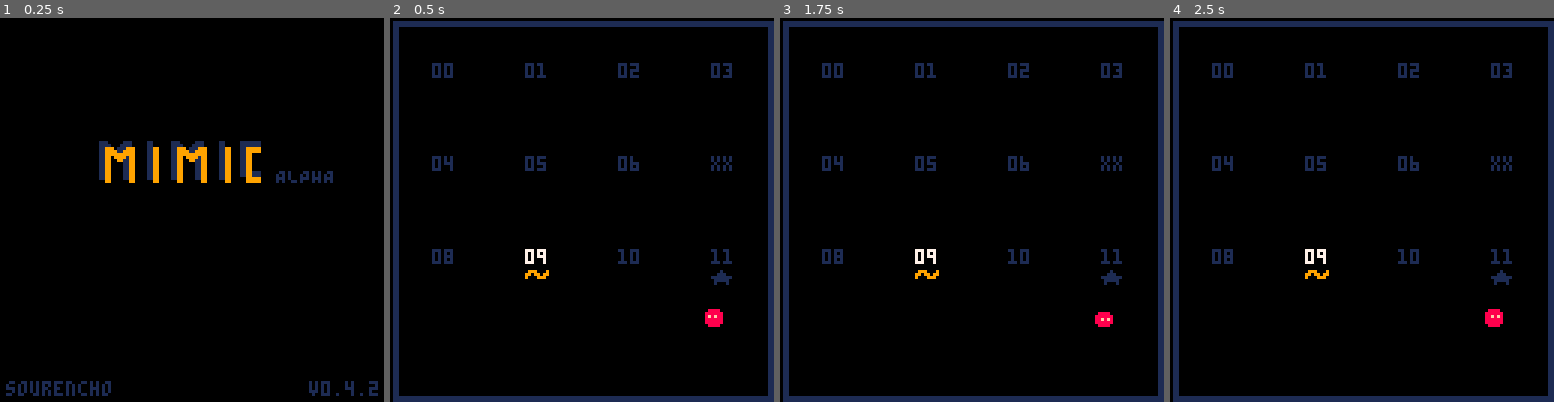
Above: before the commit, frames 1-4 (left to right).
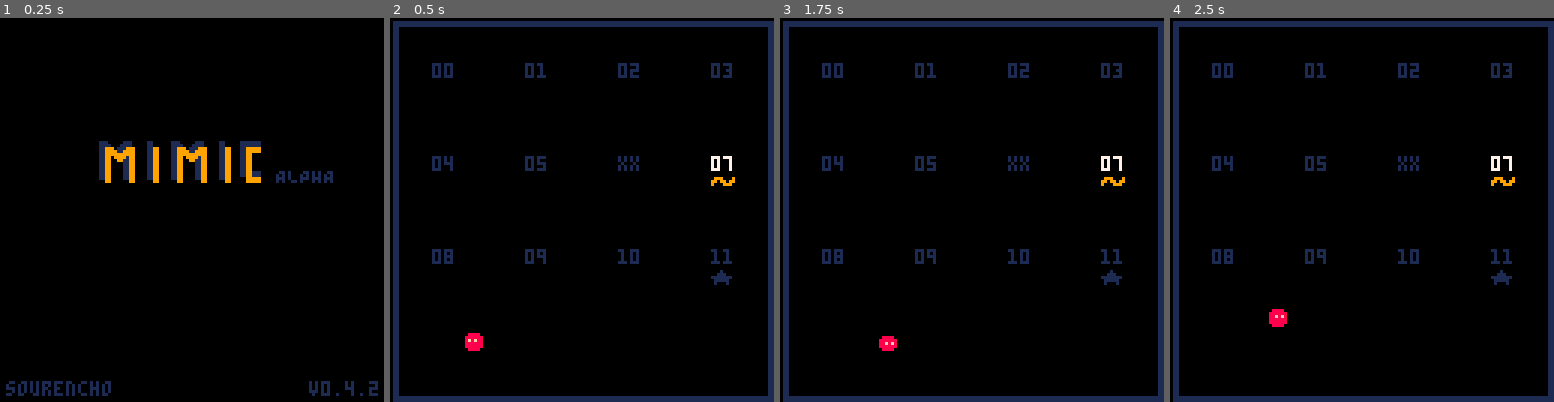
Above: after the commit, the same moments.

Repository: sourencho/mimic
Game: PICO-8 cartridge mimic.p8
Same seed, same stepped clock (60 frames per second), same inputs: the game is played once before the commit and once after it.
Inputs:
- Up to frame 1 (0.25 s): no input
- Up to frame 2 (0.5 s): tap X (X key) at 0.33 s
- Up to frame 3 (1.75 s): tap O (Z key) at 0.7, 1.7 s; tap X (X key) at 1.07 s; hold Right from 1.6 s (still down)
- Up to frame 4 (2.5 s): tap X (X key) at 1.85 s; release Right at 2.1 s; tap O (Z key) at 2.1 s; hold Up 2.15-2.42 s; hold Right from 2.47 s (still down)

Frame 1 is identical in both runs. In frame 2, 0.9% of the frame differs, in the area x 19-90%, y 35-87%; in frame 3, 0.8%; in frame 4, 0.9%.

Commit message:
Make level 7 easier and skip level 6

Diff:
--- a/mimic.p8
+++ b/mimic.p8
@@ -9,9 +9,9 @@
 -- DATA
 
 -- SETTINGS
-start_level = 9
+start_level = 7
 level_count = 12
-skip_levels = {7}
+skip_levels = {6}
 skip_tutorial = true
 
 tutorial_level = 15
@@ -2152,13 +2152,13 @@
 000000000000000000100000000000000000000000000000000000000cccccccccccccccccccccc0cccccc0000cccc00ccccccc0cccccccc0111000000121000
 000000000000000000000000000000000000000000000000000000000cccccc0000000000cccccc000000000000000000cccccc0000000000010000000111000
 000000000000000000000000000000000000000000000000000000000cccccc00cccccc00cccccc0000000000000000000000000000000000000002000000010
-000550000000000000000000077000007700000077000000077000000cccccc0ccccccc00ccccccc00cccc0000cccccc00000000000000000000022200000111
-005555000005550000000000000000000007700000077000000000000cccccc0ccccccc00ccccccc0cccccc00ccccccc00000000000000000111002000000010
-055555500055550000000000000770000077770000777700000770000cccccc0ccccccc00ccccccc0cccccc00ccccccc00000000000000000121000001000000
-055555500055555000055000007777000077777000777770007777000cccccc0ccccccc00ccccccc0cccccc00ccccccc00000000000000000111000011102220
-055555500555555000555500007777700777777007777770007777700cccccc0ccccccc00ccccccc0cccccc00ccccccc00000000000000000000010001002120
-005555000555555000555550077777700000000000000000077777700cccccc0ccccccc00ccccccc0cccccc000cccccc00000b00000000000000111000002220
-000000000000000000000000000000000000000000000000000000000cccccc00cccccc00cccccc00cccccc00000000000000000000000000000010000000000
+000550000000000000000000077000007700000077000000077000000cccccc0ccccccc00ccccccc00cccc0000cccccccccccccc000000000000022200000111
+005555000005550000000000000000000007700000077000000000000cccccc0ccccccc00ccccccc0cccccc00ccccccccccccccc000000000111002000000010
+055555500055550000000000000770000077770000777700000770000cccccc0ccccccc00ccccccc0cccccc00ccccccccccccccc000000000121000001000000
+055555500055555000055000007777000077777000777770007777000cccccc0ccccccc00ccccccc0cccccc00ccccccccccccccc000000000111000011102220
+055555500555555000555500007777700777777007777770007777700cccccc0ccccccc00ccccccc0cccccc00ccccccccccccccc000000000000010001002120
+005555000555555000555550077777700000000000000000077777700cccccc0ccccccc00ccccccc0cccccc000cccccccccccccc000000000000111000002220
+000000000000000000000000000000000000000000000000000000000cccccc00cccccc00cccccc00cccccc0000000000cccccc0000000000000010000000000
 000330000000000000000000000000000000000000000000000000000cccccc00cccccc00cccccc00cccccc0cccccccc0cccccc00cccccc00000000000000000
 003333000003300000000000000000000000000000000000000000000cccccccccccccccccccccc00cccccccccccccccccccccc0ccccccc00000000000001000
 003333000003300000000000007770000007770000077700007770000cccccccccccccccccccccc00cccccccccccccccccccccc0ccccccc00010000000200020
@@ -2370,7 +2370,7 @@
 
 
 __gff__
-0000000000000000000306020604000008000000000000000002060206000000000000000000000000020201000000000000000000000000000200000000000008101060606060020202020202028080040424404040400202020202000080800101214040404002020202020202808010101040404040020202020208218080
+0000000000000000000306020604000008000000000000000002060206000000000000000000000000020201000000000000000000000000000200000000000008101060606060020202020202028080040424404040400202020202020080800101214040404002020202020202808010101040404040020202020208218080
 0808080808080808080808080808080802020202020000000800000000000000020202020000000000000000000000000202020200000000000000000000000000000000000000000000000000000000000000000000000000000000000000000000000000000000000000000000000000000000000000000000000000000000
 __map__
 6060606060606060606060606061606000000000000000000000000000000000414171416161414141724141704141410000000000000000000000000000000060616162606060606060606060616060000000000000000000000000000000006057616061616060606061616060606100000000000000000000000000000000
@@ -2389,59 +2389,59 @@
 6060606a48496160604160606060606000000000000000000000000015000000414241414241414142414161626261600000000000000000000000000000000060615760605070415150515151606060000000000000000000000000000000006041606060616161515151515150505000000000000000000000000000000000
 6061616061674960606060606060616000000000000000000000000000000000414141704171414141414160616160610000050000000000000000000000150048486d60616050606051515060606061000000000000000000000000000000006042606060616060605150505150505000000000000000000000000000000000
 6160616060607a60616060616060606000000000000000000000000000000000704141414170414141417141716061610000000000000000000000000000000060606060606261606160606060606162000000000000000000000000000000006160606160606161615150505050505000000000001500000000000000000000
-4141414141414141414141414141414100000000000000000000000000000000606060606060606060606060606060600000000000000000000000000000000061606261606060606160506160616060000000000000000000000000000000006061616060616161615050505751505000000000000000000000000000000000
-4141414143414143416341414141414100000000000000000000000000000000606060606060606060606060606160610000000000000000000000000000000060616060606060616162615050626060000000000000000000000000000000006060606060616060605050476c51515100000000000000000000000000000000
-4143434143436343435343414143414100000000000000000000000000000000616161606161616161616061474878480000000000000000000000000000000060626260616161626060616050506060000000000000000000000000000000006060606060615b484848486d5151505000000000000000000000000000000000
-4163405343537363734343634343636300000000001700000000000000000000616061616261606161616161576060600000000000000000000000000000000060606161606060606160605151506061000000000000000000000000000000006160606060616060606161425050505000000000000000000000000000270000
-43435363436343435373736343636343000000000000000000000000000000004878484961616147487848495760606100000000001500000000000000000000606161616062626060616050405060600000000000000000000000000000000061605a6060616160606061415050505000000000000000000000000000000000
-43434361616061606060605351515053000000000000000000000000000000006060615761616157515050676d60616100000000000000000000000000000000606060606060606161606050505060600000000000000000000000000000000061607a6060606160606061416060505000000000000000000000000000000000
-6060606161416061606061635150506300000000000000000000000000000000606061677948486d5161616160607061000000000000000000000000000000006062605160606062605150515051515000000000000000000000000000000000616067484960616061774a417260505000000000000000000000000000000000
-616161414141416160615150505151514100000000000000000000000000000061616051505150515141714172414161000000000000000000000000000000006050515160606060605041505050615100000000000000000000000000000000516060607a616060615760414160505000000000000000000000000000000000
-6061414172414141414241414172416000000000000000000000000000000000605151515050515051417041414141610000000000000000000000000000000060515051424170606051715051506050000000000000000000000000000000005050516159484878486c60704160505000000000000000000007000000000000
-6141724141414241414160515050516000000000000000000000000000000000615151505051505147784a4141417261000000000000000000000000000000006160515141414141605041505150605100000000000000000000000000000000515047486c604172414141416060505000000000000000000000000000000000
-507041514141417241606050515051510000000063000000000000000000000051515152514748486d4141417241616100000000000000000000000000000000606051505241414260504150505060500000000000000000000000000000000051517a6060414162414141416060505000000000000000000000000000000000
-5051415060526041605151515150515100000000000000000000000000000000515250505257617041417141414160610000270000000000000000000000000062605050414141414141415060506060000000000000000000000000000000005050576071416061606070715151515000000000000000000000000000000000
-515051516041606151515150515051510000000000000000000000000000000051515151517a614162414141417261610000000000000000000000000000000060605150704141414241715060506062000000270000000000000000000000005150574141416161606060505051405000000000000000000000000000000000
-5050506061726160605050505150505100000000000000000000000000000000514051515167496142624141714160610000000000000000000000000000000062605150506141616161515161515061000000000000050000000000000000005050574241606060606061515151505000000005000000150000000000000000
-5150606061416161606051515151515100000000000500000000002700000000515151515151576141616060414161600000000000000000050000000000000060615051506060606060626060606161000000000000000000000000000000005050606060606051525161616150505000000000000000000000000000000000
-50505050505050505050505050505050000000000000000000000000000000005150505250507a6060606060606060600000000000000000000000000000000060515050616061616161616161616060000000000000000000000000000000005050606160615250515151606060606000000000000000000000000000000000
-…(40 lines of a section not shown)…
+4141414141414141414141414141414100000000000000000000000000000000606060606060606060606060606060600000000000000000000000000000000061606261606060606160506160616060000000000000000000000000000000004241717060616060605050505151505000000000000000000000000000000000
+4141414143414143416341414141414100000000000000000000000000000000606060606060606060606060606160610000000000000000000000000000000060616060606060616162615050626060000000000000000000000000000000004141416060616177484950474848784800000000000000000000000000000000
+4143434143436343435343414143414100000000000000000000000000000000616161606161616161616061474878480000000000000000000000000000000060626260616161626060616050506060000000000000000000000000000000004141716060615b6c6159486d5170424100000000000000000000000000000000
+4163405343537363734343634343636300000000001700000000000000000000616061616261606161616161576060600000000000000000000000000000000060606161606060606160605151506061000000000000000000000000000000007160606060616060605751505050507000000000000000000000000000000000
+4343536343634343537373634363634300000000000000000000000000000000487848496161614748784849576060610000000000150000000000000000000060616161606262606061605040506060000000000000000000000000000000006160616161616160607b50505050505000000000000000000000000000000000
+43434361616061606060605351515053000000000000000000000000000000006060615761616157515050676d6061610000000000000000000000000000000060606060606060616160605050506060000000000000000000000000000000006160606161606160604b51515151505000000000000000000000000027000000
+6060606161416061606061635150506300000000000000000000000000000000606061677948486d51616161606070610000000000000000000000000000000060626051606060626051505150515150000000000000000000000000000000005160606161606160616170505050505000000000000000000000000000000000
+6161614141414161606151505051515141000000000000000000000000000000616160515051505151417141724141610000000000000000000000000000000060505151606060606050415050506151000000000000000000000000000000005151605b49616060616141505050507100000000000000000000000000000000
+606141417241414141424141417241600000000000000000000000000000000060515151505051505141704141414161000000000000000000000000000000006051505142417060605171505150605000000000000000000000000000000000505051517b616161616071515050414100000000000000000007000000000000
+6141724141414241414160515050516000000000000000000000000000000000615151505051505147784a4141417261000000000000000000000000000000006160515141414141605041505150605100000000000000000000000000000000504748486c604172414141505151424100000000000000000000000000000000
+507041514141417241606050515051510000000063000000000000000000000051515152514748486d41414172416161000000000000000000000000000000006060515052414142605041505050605000000000000000000000000000000000517a606160414162414141505051514100000000000000000000000000000000
+5051415060526041605151515150515100000000000000000000000000000000515250505257617041417141414160610000270000000000000000000000000062605050414141414141415060506060000000000000000000000000000000005057616071416061606142505051515000000000000000000000000000000000
+515051516041606151515150515051510000000000000000000000000000000051515151517a614162414141417261610000000000000000000000000000000060605150704141414241715060506062000000270000000000000000000000005057604141416161606041615040515000000000000000000000000000000000
+5050506061726160605050505150505100000000000000000000000000000000514051515167496142624141714160610000000000000000000000000000000062605150506141616161515161515061000000000000050000000000000000005057704241424160604141615051505000000005000000150000000000000000
+5150606061416161606051515151515100000000000500000000002700000000515151515151576141616060414161600000000000000000050000000000000060615051506060606060626060606161000000000000000000000000000000005059784848494141417261616150505000000000000700000000000000000000
+50505050505050505050505050505050000000000000000000000000000000005150505250507a60606060606060606000000000000000000000000000000000605150506160616161616161616160600000000000000000000000000000000050576061617a6060616162606160606000000000000000000000000000000000
+…(40 lines of a section not shown)…
